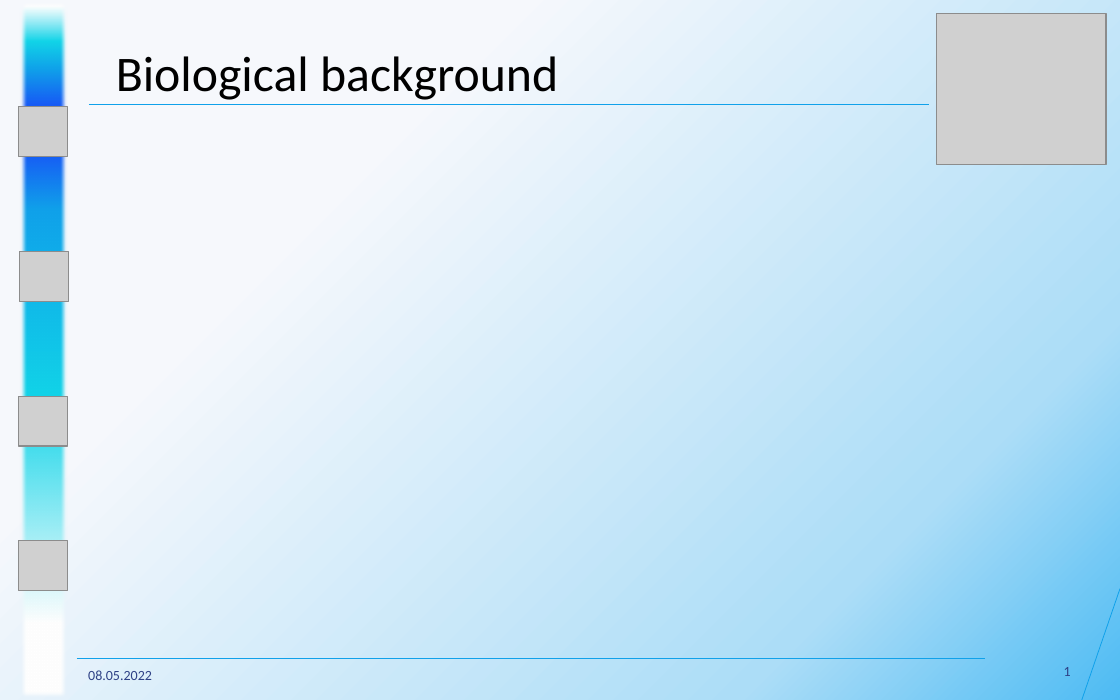
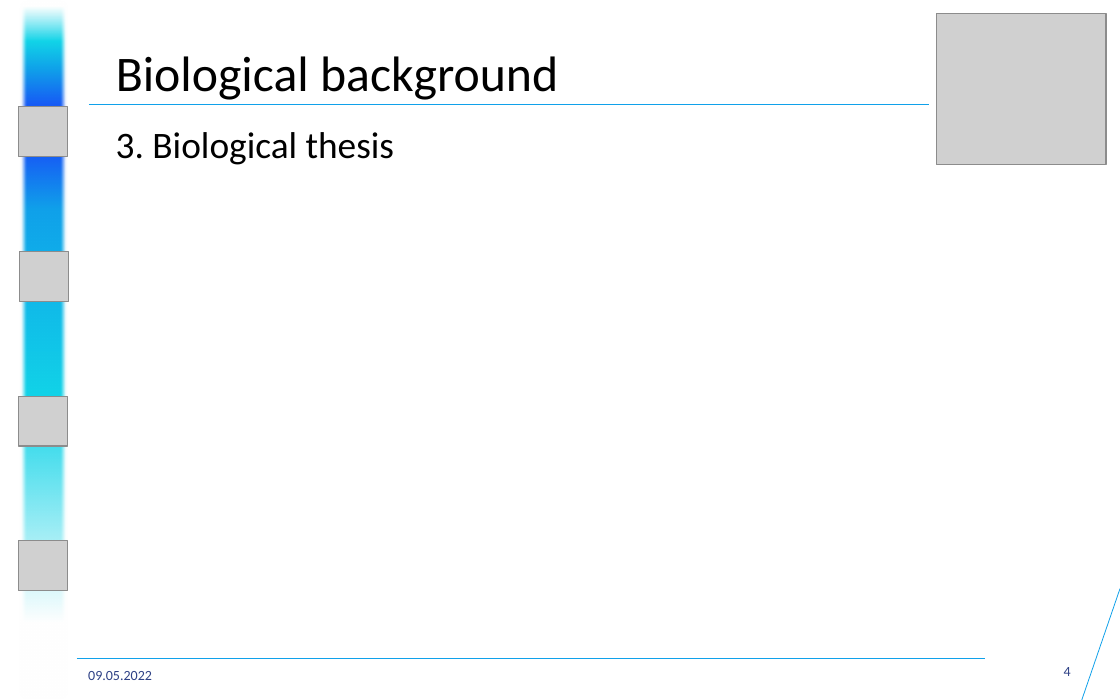
Before and after one commit to datascience-mobi-2022/2022-topic-04-team-01, a slide deck: slide 4 of Presentations/Project Proposal/Project Proposal Presentation Structure+.pptx (slide 1 before the commit). Drawn at 1120x700 pixels with LibreOffice and Linux fonts; fonts in the diff are those of the drawing; grey boxes stand for pictures. Boxes give left, top, right and bottom in pixels: in the first picture for what was removed or moved away, otherwise in the second. Text is boxed around its words. In the diff, an @@ line names an element or a change of style, - is before the commit and + after.

```diff
--- a/Presentations/Project Proposal/Project Proposal Presentation Structure+.pptx
+++ b/Presentations/Project Proposal/Project Proposal Presentation Structure+.pptx
@@ background gradient #F6F8FC to #ACDDF7 to #4DBBF3 to #FFFFFF @@
@@ text added at box(116, 132, 394, 165), 24 pt, text #000000 @@
+3. Biological thesis
@@ text at box(88, 671, 152, 680): text changed @@
-08.05.2022
+09.05.2022
@@ page number at box(1064, 667, 1071, 676): text changed @@
-1
+4
```
Also in this commit, not shown: 3 other slides changed, 3 slides added.
